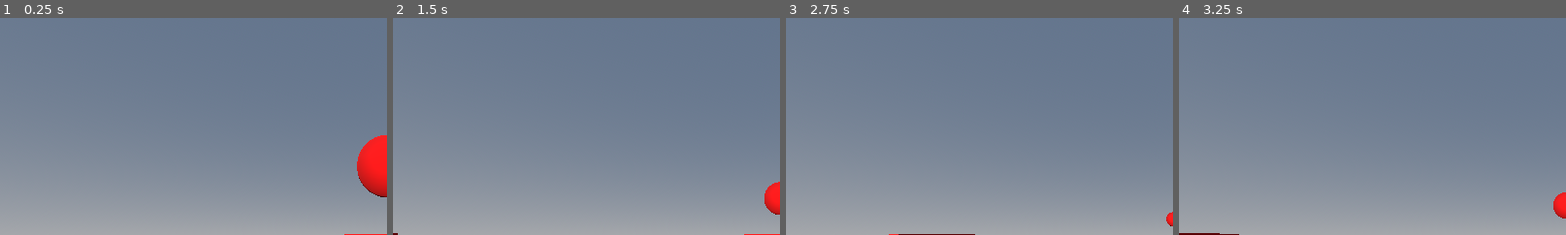
Above: before the commit, frames 1-4 (left to right).
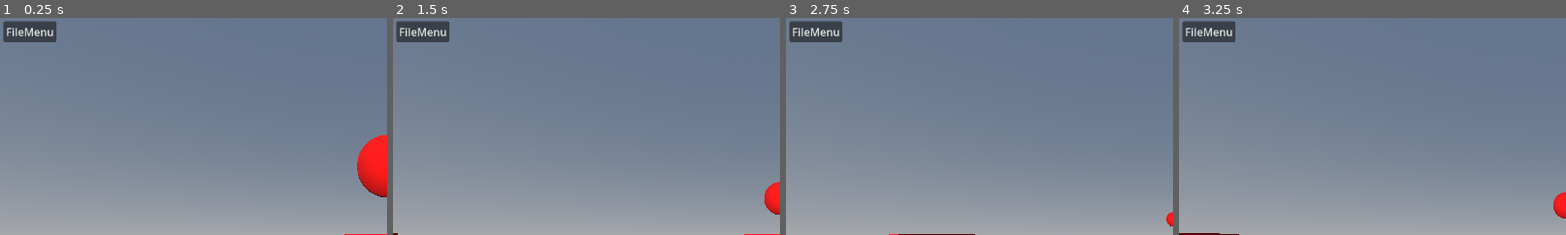
Above: after the commit, the same moments.

Repository: PaulErpen/terraineditor
Game: Godot game, scene res://scenes/world_builder/world_builder.tscn
The game is run twice, just before and just after one commit, with the same random seed, the same clock (stepped at 60 frames per second) and the same inputs.
Inputs (mouse positions are % of the whole screen's width and height, from its top left):
- Up to frame 1 (0.25 s): no input
- Up to frame 2 (1.5 s): tap Enter at 0.5 s; move the mouse to (72, 45) at 0.52 s; hold D (right) 0.53-1.28 s; hold Ctrl (control) 0.53-1.28 s; click (72, 45) at 0.67 s; tap Space at 1.25 s; move the mouse to (30, 55) at 1.27 s; hold S (backward) from 1.28 s (still down); tap F (resize_brush) at 1.35 s
- Up to frame 3 (2.75 s): move the mouse to (60, 28) at 2.02 s; release S (backward) at 2.03 s; hold D (right) from 2.03 s (still down); hold Ctrl (control) from 2.03 s (still down)
- Up to frame 4 (3.25 s): tap Enter at 2.75 s; move the mouse to (45, 70) at 2.77 s; release D (right) at 2.78 s; release Ctrl (control) at 2.78 s; hold W (forward) from 2.78 s (still down); tap F (resize_brush) at 2.85 s; click (45, 70) at 2.92 s
The pictures show only the part of the screen within x 0-50%, y 0-50%; the shares and areas given below are measured in that part.

The runs differ from the first frame. In frame 1, 1.3% of the frame differs, in the area x 0-15%, y 1-12%; in frame 2, 1.3%; in frame 3, 1.3%; in frame 4, 1.3%.

Commit message:
Save and load feature with dialog

Diff:
--- a/scenes/camera/camera.gd
+++ b/scenes/camera/camera.gd
@@ -3,8 +3,6 @@
 signal change_height(height_change: float)
 signal change_brush_radius(radius_change: float)
 signal move_brush_cursor(brush_cursor_pos: Vector3)
-signal save_signal
-signal load_signal
 
 @export var rotation_speed: float = 0.01
 @export var camera_speed: float = 10.0
@@ -32,11 +30,6 @@
 			movement_direction -= basis.x
 		if Input.is_action_pressed("right"):
 			movement_direction += basis.x
-	else:
-		if Input.is_action_just_pressed("backward"):
-			save_signal.emit()
-		if Input.is_action_just_pressed("load"):
-			load_signal.emit()
 
 	if movement_direction != Vector3.ZERO:
 		movement_direction.y = 0
--- a/scenes/cell_manager/cell_manager.gd
+++ b/scenes/cell_manager/cell_manager.gd
@@ -233,8 +233,8 @@
 		if cell_exists(neighbor.x, neighbor.y):
 			stitch_seams(neighbor)
 
-func save_to_file() -> void:
-	var file: FileAccess = FileAccess.open("./saved_terrains/example.tes", FileAccess.WRITE)
+func save_to_file(path: String) -> void:
+	var file: FileAccess = FileAccess.open(path, FileAccess.WRITE)
 
 	for x in cells.keys():
 		for y in cells[x].keys():
@@ -253,8 +253,8 @@
 
 	file.close()
 
-func load_from_file() -> void:
-	var file: FileAccess = FileAccess.open("./saved_terrains/example.tes", FileAccess.READ)
+func load_from_file(path: String) -> void:
+	var file: FileAccess = FileAccess.open(path, FileAccess.READ)
 
 	for x in cells.keys():
 		for y in cells[x].keys():
--- /dev/null
+++ b/scenes/ui/ui.gd
@@ -0,0 +1,31 @@
+extends Control
+
+signal on_save_file_selected(path: String)
+signal on_load_file_selected(path: String)
+
+@onready var save_file_dialog: FileDialog = $SaveFileDialog
+@onready var load_file_dialog: FileDialog = $LoadFileDialog
+
+# Called when the node enters the scene tree for the first time.
+func _ready() -> void:
+	pass # Replace with function body.
+
+
+# Called every frame. 'delta' is the elapsed time since the previous frame.
+func _process(delta: float) -> void:
+	pass
+
+
+func _on_file_menu_id_pressed(id: int) -> void:
+	if id == 0:
+		load_file_dialog.visible = true
+	elif id == 1:
+		save_file_dialog.visible = true
+
+
+func _on_save_file_dialog_file_selected(path: String) -> void:
+	on_save_file_selected.emit(path)
+
+
+func _on_load_file_dialog_file_selected(path: String) -> void:
+	on_load_file_selected.emit(path)
--- /dev/null
+++ b/scenes/ui/ui.tscn
@@ -0,0 +1,47 @@
+[gd_scene load_steps=2 format=3 uid="uid://c6myw0gk1dx6i"]
+
+[ext_resource type="Script" path="res://scenes/ui/ui.gd" id="1_137i7"]
+
+[node name="Ui" type="Control"]
+layout_mode = 3
+anchors_preset = 15
+anchor_right = 1.0
+anchor_bottom = 1.0
+grow_horizontal = 2
+grow_vertical = 2
+script = ExtResource("1_137i7")
+
+[node name="TopMenu" type="MenuBar" parent="."]
+layout_mode = 0
+offset_left = 5.0
+offset_top = 5.0
+offset_right = 40.0
+offset_bottom = 36.0
+
+[node name="FileMenu" type="PopupMenu" parent="TopMenu"]
+title = "Hello"
+allow_search = false
+item_count = 2
+item_0/text = "Load"
+item_1/text = "Save as..."
+item_1/id = 1
+
+[node name="SaveFileDialog" type="FileDialog" parent="."]
+mode = 2
+title = "Save terrain"
+initial_position = 1
+size = Vector2i(500, 500)
+filters = PackedStringArray("*.tes")
+
+[node name="LoadFileDialog" type="FileDialog" parent="."]
+auto_translate_mode = 1
+title = "Open a File"
+initial_position = 1
+size = Vector2i(500, 500)
+ok_button_text = "Open"
+file_mode = 0
+filters = PackedStringArray("*.tes")
+
+[connection signal="id_pressed" from="TopMenu/FileMenu" to="." method="_on_file_menu_id_pressed"]
+[connection signal="file_selected" from="SaveFileDialog" to="." method="_on_save_file_dialog_file_selected"]
+[connection signal="file_selected" from="LoadFileDialog" to="." method="_on_load_file_dialog_file_selected"]
--- a/scenes/world_builder/world_builder.gd
+++ b/scenes/world_builder/world_builder.gd
@@ -21,8 +21,10 @@
 func _on_camera_move_brush_cursor(brush_cursor_pos: Vector3) -> void:
 	cell_manager.move_brush_cursor(brush_cursor_pos)
 
-func _on_camera_load_signal() -> void:
-	cell_manager.load_from_file()
 
-func _on_camera_save_signal() -> void:
-	cell_manager.save_to_file()
+func _on_ui_on_load_file_selected(path: String) -> void:
+	cell_manager.load_from_file(path)
+
+
+func _on_ui_on_save_file_selected(path: String) -> void:
+	cell_manager.save_to_file(path)
--- a/scenes/world_builder/world_builder.tscn
+++ b/scenes/world_builder/world_builder.tscn
@@ -1,8 +1,9 @@
-[gd_scene load_steps=7 format=3 uid="uid://b02a3f4oxq14i"]
+[gd_scene load_steps=8 format=3 uid="uid://b02a3f4oxq14i"]
 
 [ext_resource type="Script" path="res://scenes/world_builder/world_builder.gd" id="1_4l545"]
 [ext_resource type="PackedScene" uid="uid://xqonh80jxl4i" path="res://scenes/camera/camera.tscn" id="2_jic8v"]
 [ext_resource type="PackedScene" uid="uid://efb3nrmeanbb" path="res://scenes/cell_manager/cell_manager.tscn" id="3_bd45h"]
+[ext_resource type="PackedScene" uid="uid://c6myw0gk1dx6i" path="res://scenes/ui/ui.tscn" id="4_pcy7f"]
 
 [sub_resource type="ProceduralSkyMaterial" id="ProceduralSkyMaterial_s4a3r"]
 
@@ -29,8 +30,10 @@
 
 [node name="CellManager" parent="." instance=ExtResource("3_bd45h")]
 
+[node name="Ui" parent="." instance=ExtResource("4_pcy7f")]
+
 [connection signal="change_brush_radius" from="Camera" to="." method="_on_camera_change_brush_radius"]
 [connection signal="change_height" from="Camera" to="." method="_on_camera_change_height"]
-[connection signal="load_signal" from="Camera" to="." method="_on_camera_load_signal"]
 [connection signal="move_brush_cursor" from="Camera" to="." method="_on_camera_move_brush_cursor"]
-[connection signal="save_signal" from="Camera" to="." method="_on_camera_save_signal"]
+[connection signal="on_load_file_selected" from="Ui" to="." method="_on_ui_on_load_file_selected"]
+[connection signal="on_save_file_selected" from="Ui" to="." method="_on_ui_on_save_file_selected"]
Not shown: 2 places in scenes/cell/cell.tscn that only renumber resources
Not shown, changed: .gitignore
Not shown, changed: saved_terrains/example.tes
